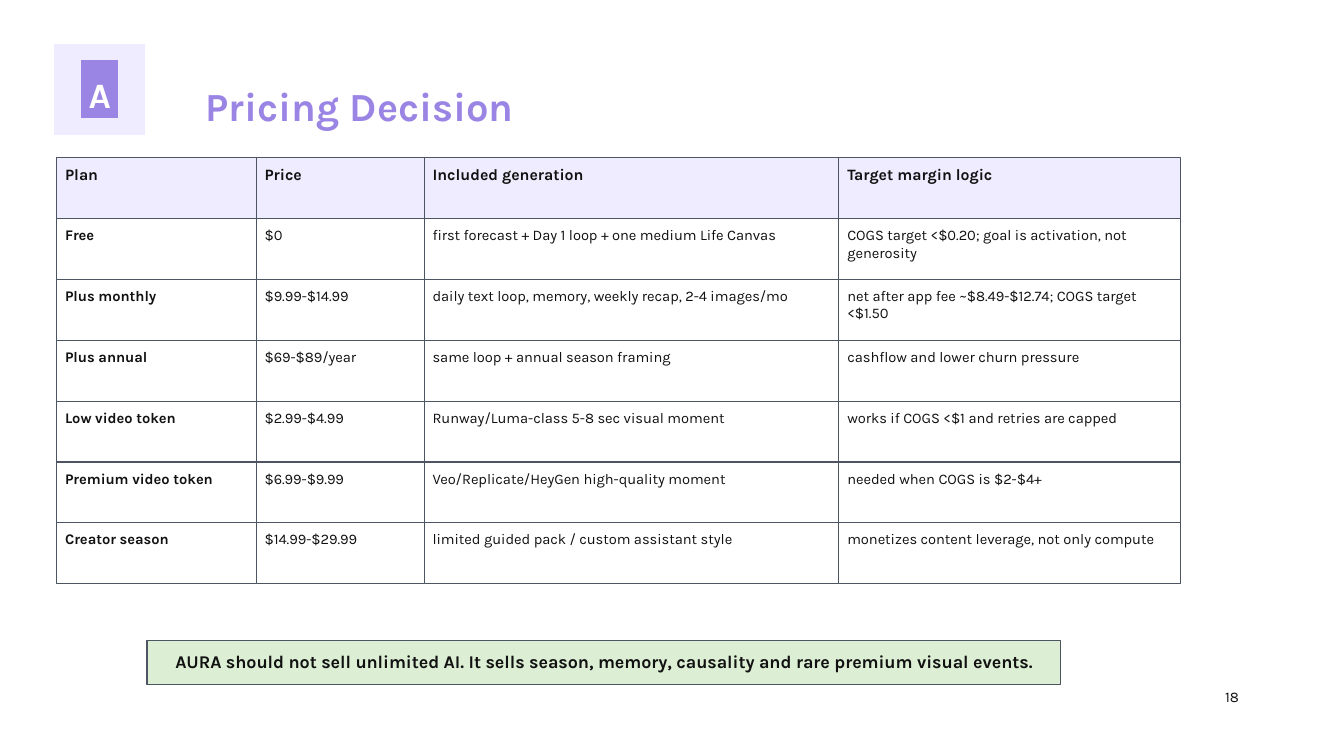
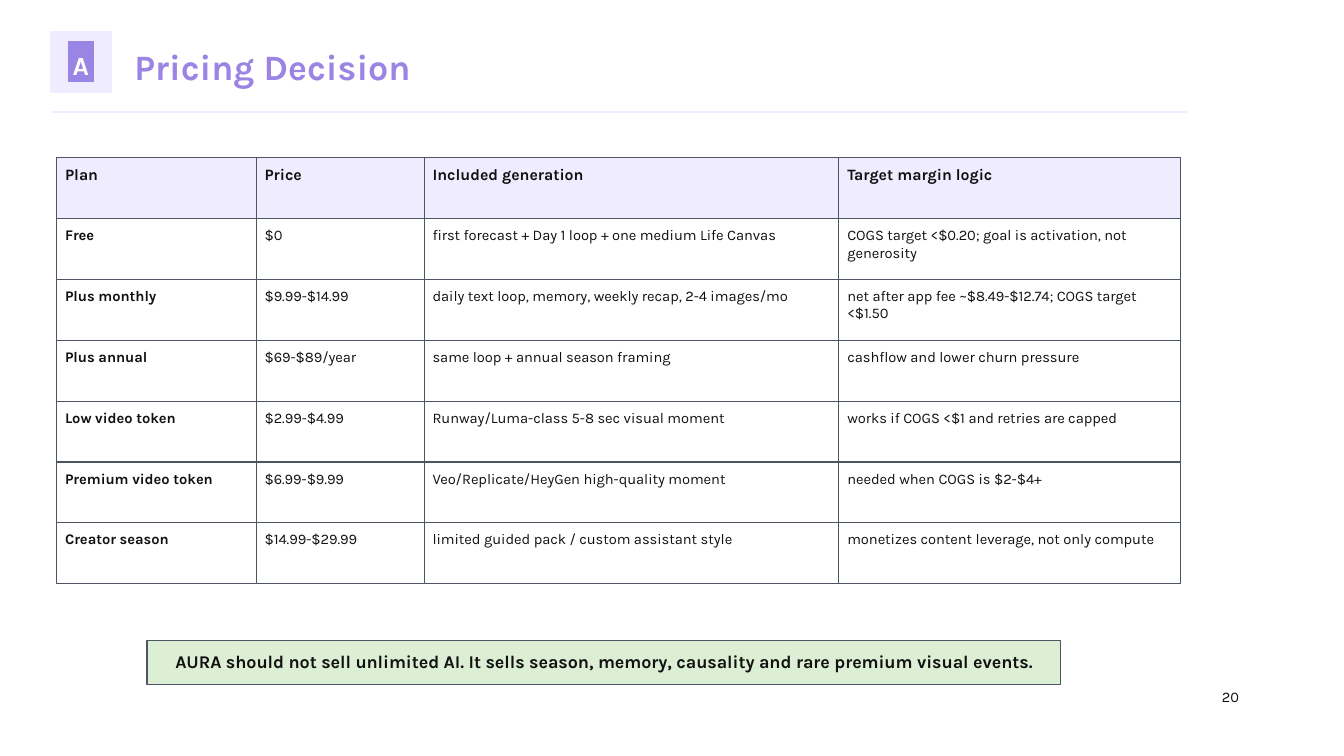
Before and after one commit to kirbudilov01/alina-research, a slide deck: slide 20 of output/pptx/AURA_TRENDVI_STYLE_DECK.pptx (slide 18 before the commit). Drawn at 1344x756 pixels with LibreOffice and Linux fonts; fonts in the diff are those of the drawing. Boxes give left, top, right and bottom in pixels: in the first picture for what was removed or moved away, otherwise in the second. Text is boxed around its words. In the diff, an @@ line names an element or a change of style, - is before the commit and + after.

```diff
--- a/output/pptx/AURA_TRENDVI_STYLE_DECK.pptx
+++ b/output/pptx/AURA_TRENDVI_STYLE_DECK.pptx
@@ rectangle: place and size @@
-rectangle at [54,44,145,135]
+rectangle at [50,31,111,92]
@@ rectangle: place and size @@
-rectangle at [82,60,117,117]
+rectangle at [69,42,94,83]
@@ text "A": place and size @@
-text "A" at [89,85,111,108]
+text "A" at [73,58,89,75]
@@ text "A" at [73,58,89,75]: size 25.5 to 18.8 pt @@
@@ text "Pricing Decision": place and size @@
-text "Pricing Decision" at [206,92,514,131]
+text "Pricing Decision" at [134,54,411,89]
@@ text "Pricing Decision" at [134,54,411,89]: size 28.5 to 25.5 pt @@
@@ rectangle added at [52,111,1187,113], fill #F0ECFF, outline #F0ECFF 0 pt @@
@@ text at [1222,692,1239,702]: text changed @@
-18
+20
```
Also in this commit, not shown: 30 other slides changed, 6 slides added, 5 other files.
